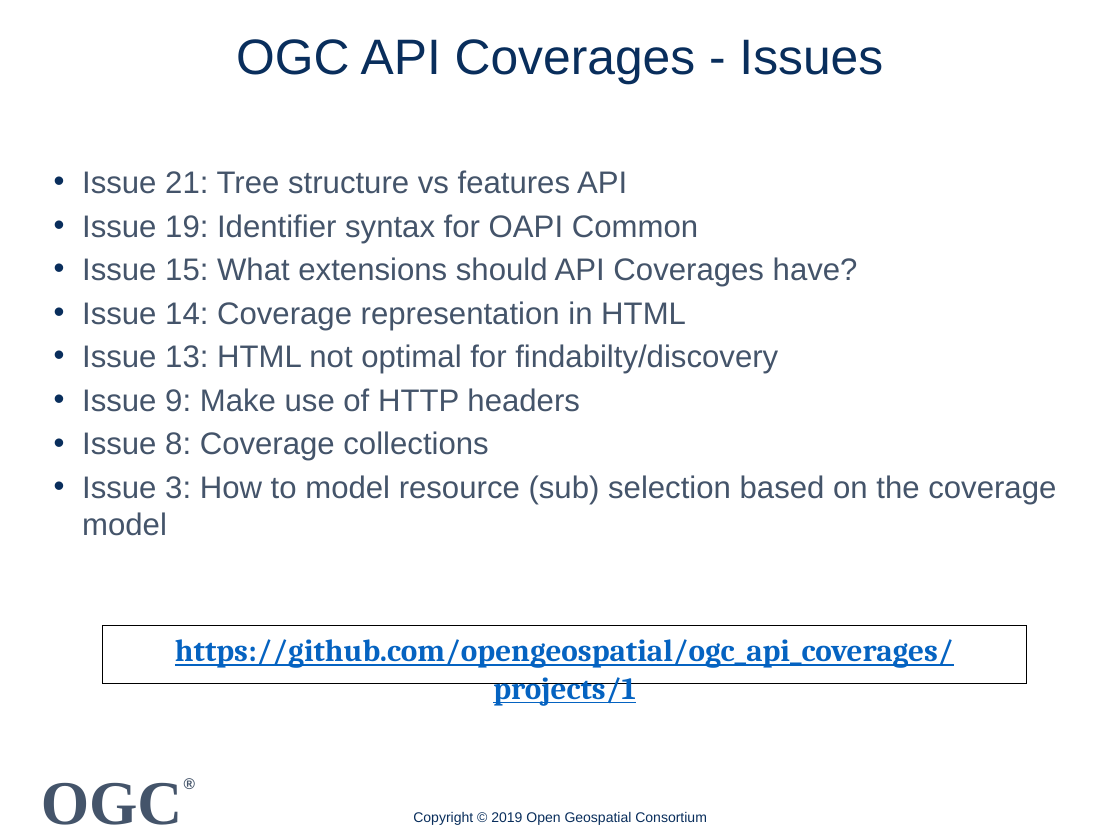
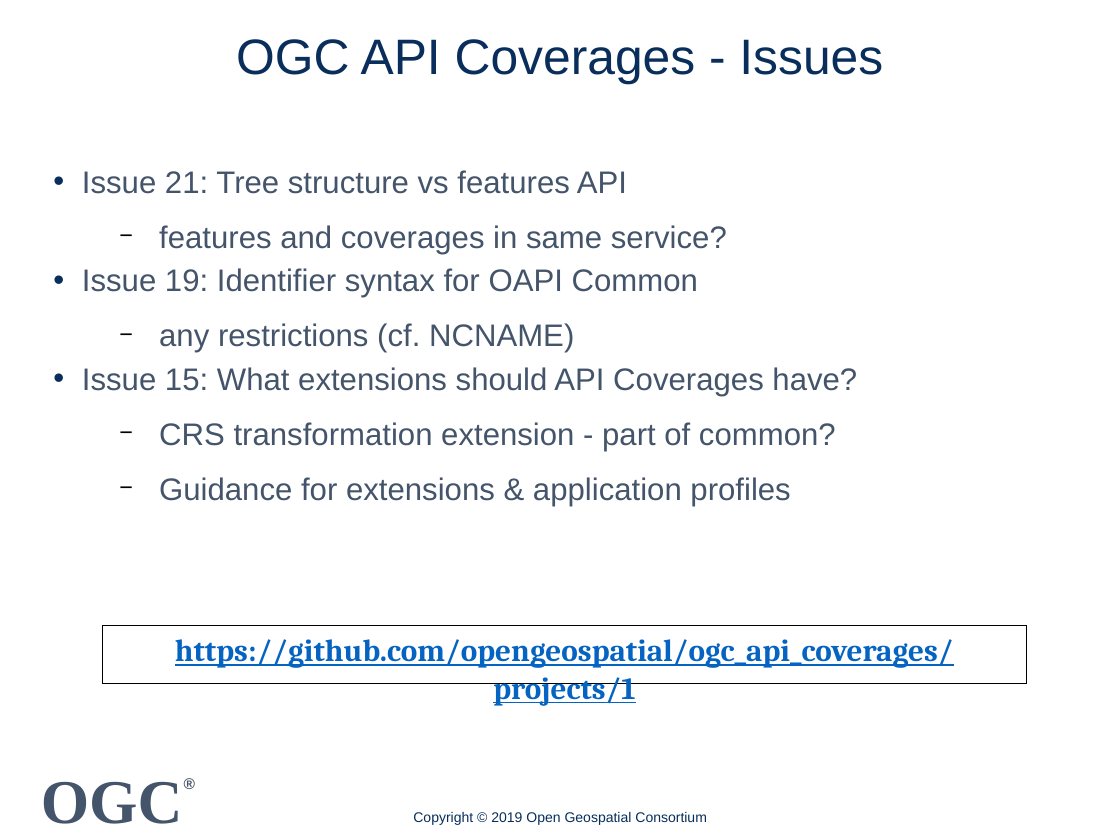
Before and after one commit to spacebel/OGC-API-Hackathon-2019, a slide deck: slide 4 of Presentations/OGC API Coverage 20190620.pptx. Drawn at 1120x840 pixels with LibreOffice and Linux fonts; fonts in the diff are those of the drawing; background and template pictures are left out. Boxes give left, top, right and bottom in pixels: in the first picture for what was removed or moved away, otherwise in the second. Text is boxed around its words. In the diff, an @@ line names an element or a change of style, - is before the commit and + after.

Commit message:
Review of coverages presentatoin.

```diff
--- a/Presentations/OGC API Coverage 20190620.pptx
+++ b/Presentations/OGC API Coverage 20190620.pptx
@@ text at bbox=[82, 170, 857, 396]: indent changed @@
@@ text at bbox=[159, 225, 727, 254]: paragraph added @@
+  − features and coverages in same service?
@@ text at bbox=[159, 323, 574, 353]: paragraph added @@
+  − any restrictions (cf. NCNAME)
@@ text at bbox=[159, 422, 836, 506]: text changed @@
-• Issue 14: Coverage representation in HTML
-• Issue 13: HTML not optimal for findabilty/discovery
-• Issue 9: Make use of HTTP headers
-• Issue 8: Coverage collections
-• Issue 3: How to model resource (sub) selection based on the coverage model
+  − CRS transformation extension - part of common?
+  − Guidance for extensions & application profiles
```
Also in this commit, not shown: 3 other slides changed, 2 slides added, 1 other file.
